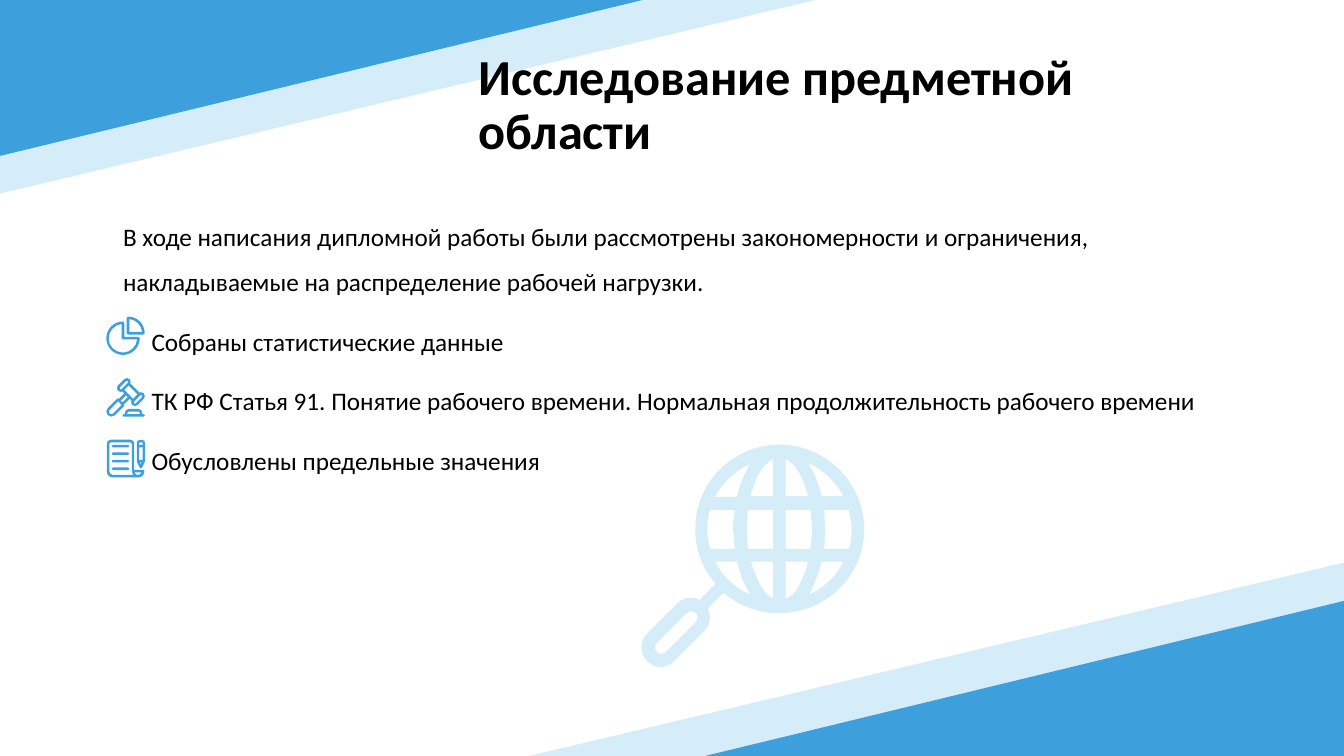
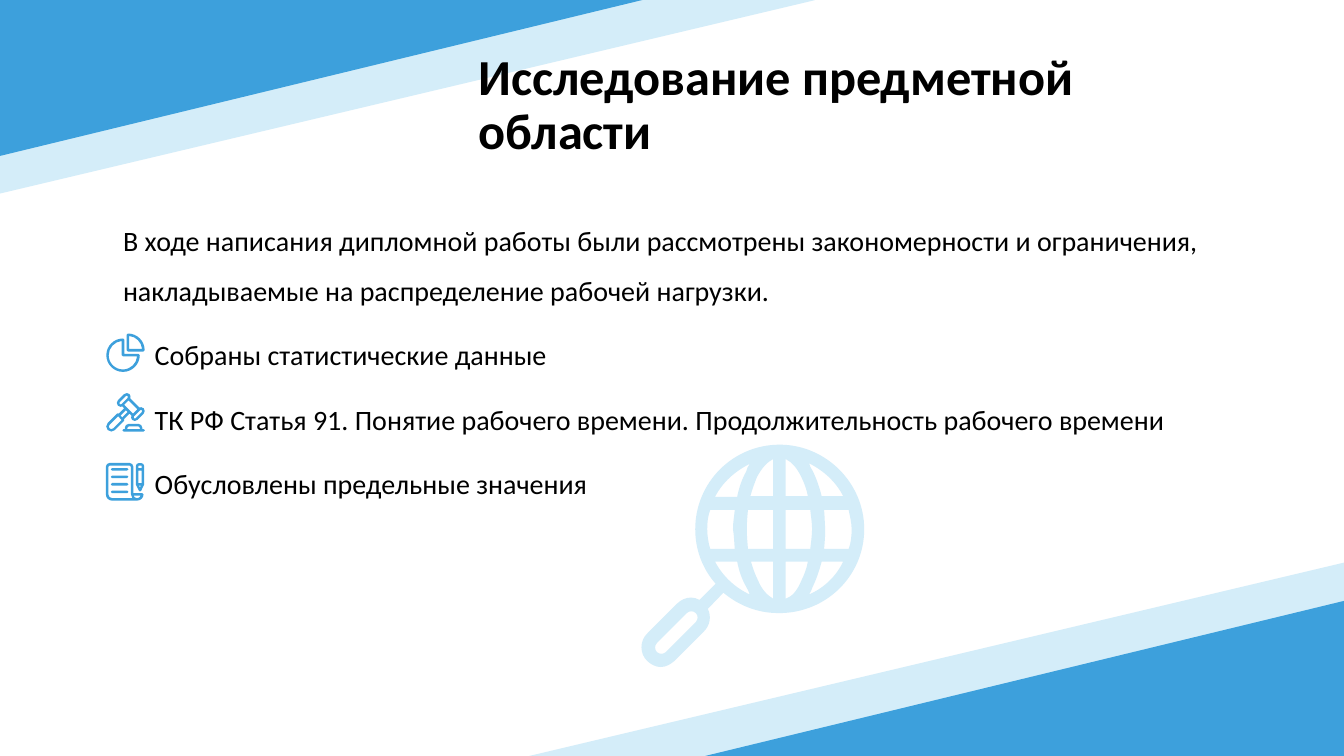
Before and after one commit to Immortian/ASP.NET-Core-HRM, a slide deck: slide 4 of Документация/Презентация.pptx. Drawn at 1344x756 pixels with LibreOffice and Linux fonts; fonts in the diff are those of the drawing. Boxes give left, top, right and bottom in pixels: in the first picture for what was removed or moved away, otherwise in the second. Text is boxed around its words. In the diff, an @@ line names an element or a change of style, - is before the commit and + after.

```diff
--- a/Документация/Презентация.pptx
+++ b/Документация/Презентация.pptx
@@ text at (123, 232, 1197, 499): size 18 to 20 pt in "В ходе написания дипломной работы были рассмотрены ...", "Собраны статистические данные", "Обусловлены предельные значения" @@
@@ 4 freeform shapes: place and size @@
-4 freeform shapes at (106, 317, 145, 417)
+4 freeform shapes at (106, 334, 145, 433)
@@ text at (155, 411, 1164, 435): text changed; size 18 to 20 pt @@
-ТК РФ Статья 91. Понятие рабочего времени. Нормальная продолжительность рабочего времени
+ТК РФ Статья 91. Понятие рабочего времени. Продолжительность рабочего времени
@@ 6 freeform shapes: place and size @@
-6 freeform shapes at (107, 440, 145, 477)
+6 freeform shapes at (106, 463, 144, 500)
```
Also in this commit, not shown: 11 other slides changed, 3 slides added, 1 slide removed, 38 other files.
